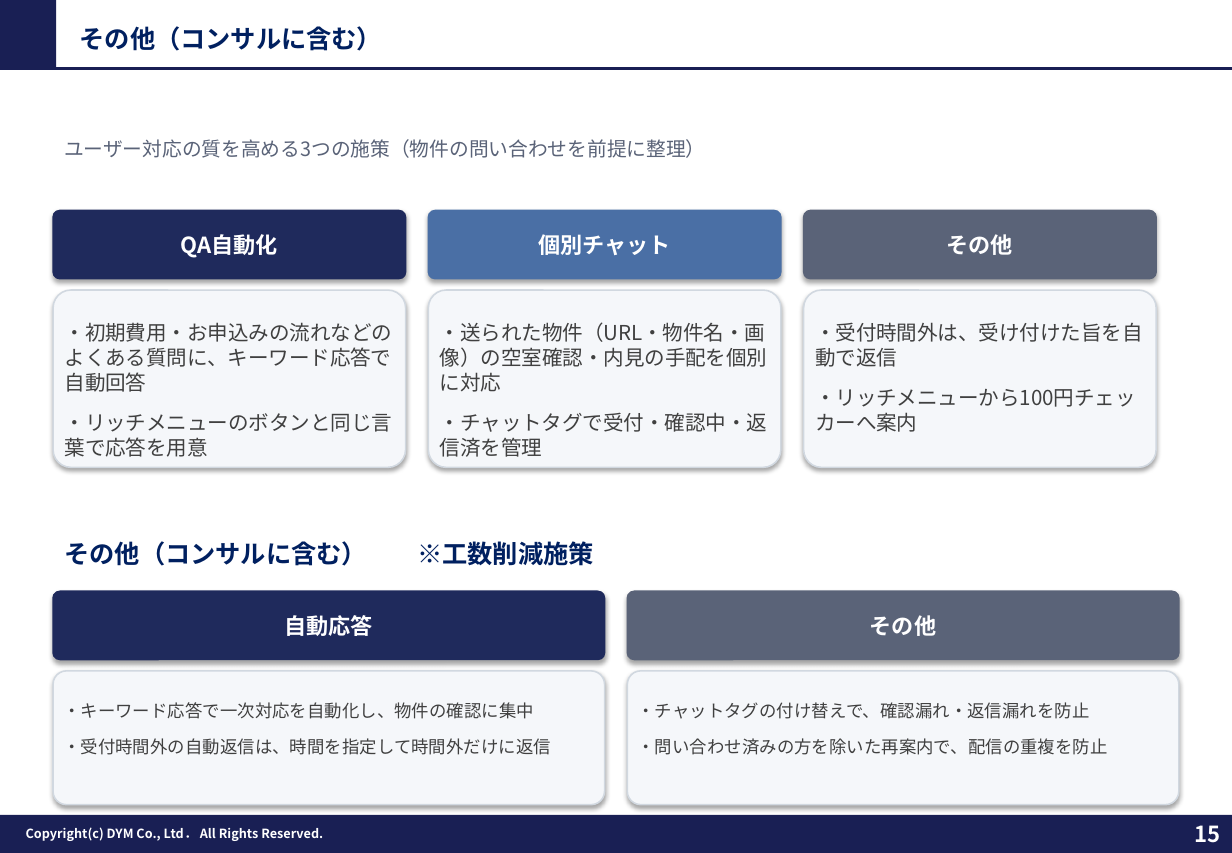
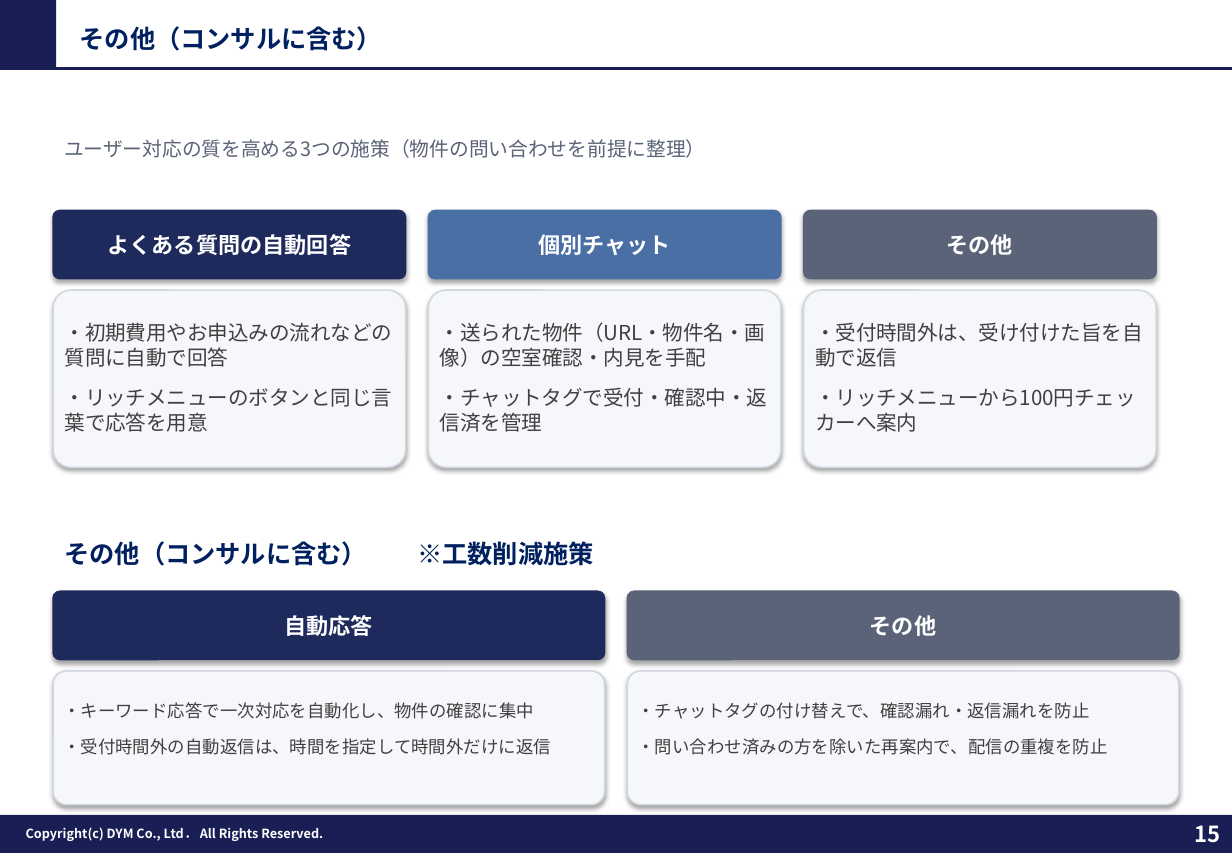
Before and after one commit to tonomura-r-dev/folder, a slide deck: slide 15 of 202609_株式会社あらうち御中_LINE公式アカウント運用のご提案_S1-17修正.pptx. Drawn at 1232x853 pixels with LibreOffice and Linux fonts; fonts in the diff are those of the drawing; background and template pictures are left out. Boxes give left, top, right and bottom in pixels: in the first picture for what was removed or moved away, otherwise in the second. Text is boxed around its words. In the diff, an @@ line names an element or a change of style, - is before the commit and + after.

```diff
--- a/202609_株式会社あらうち御中_LINE公式アカウント運用のご提案_S1-17修正.pptx
+++ b/202609_株式会社あらうち御中_LINE公式アカウント運用のご提案_S1-17修正.pptx
@@ text in rounded rectangle at box(107, 234, 351, 255): text changed @@
-QA自動化
+よくある質問の自動回答
@@ text in rounded rectangle at box(65, 322, 393, 367): text changed @@
-・初期費用・お申込みの流れなどのよくある質問に、キーワード応答で自動回答
+・初期費用やお申込みの流れなどの質問に自動で回答
@@ text in rounded rectangle at box(440, 322, 766, 367): text changed @@
-・送られた物件（URL・物件名・画像）の空室確認・内見の手配を個別に対応
+・送られた物件（URL・物件名・画像）の空室確認・内見を手配
```
Also in this commit, not shown: 13 other slides changed, 2 other files.
